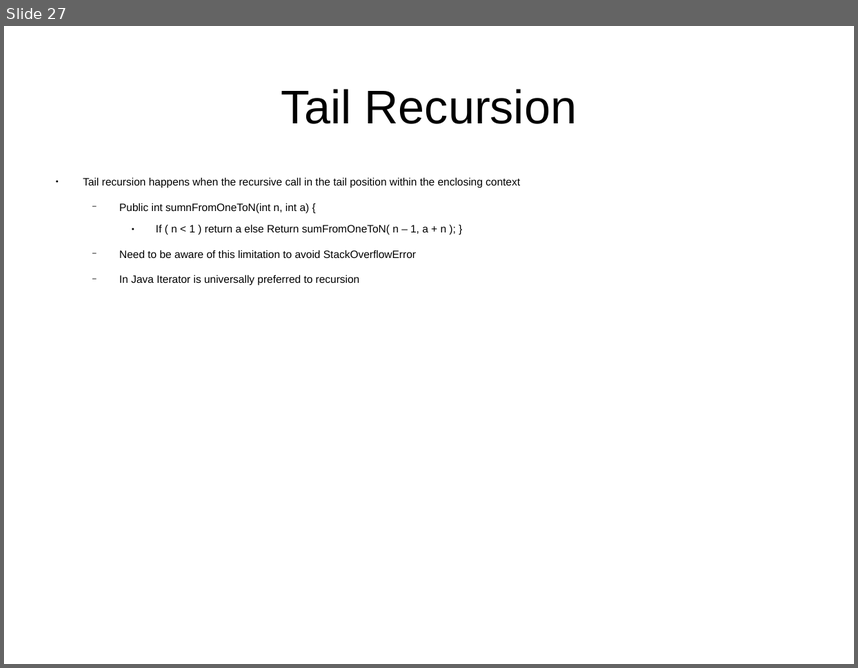
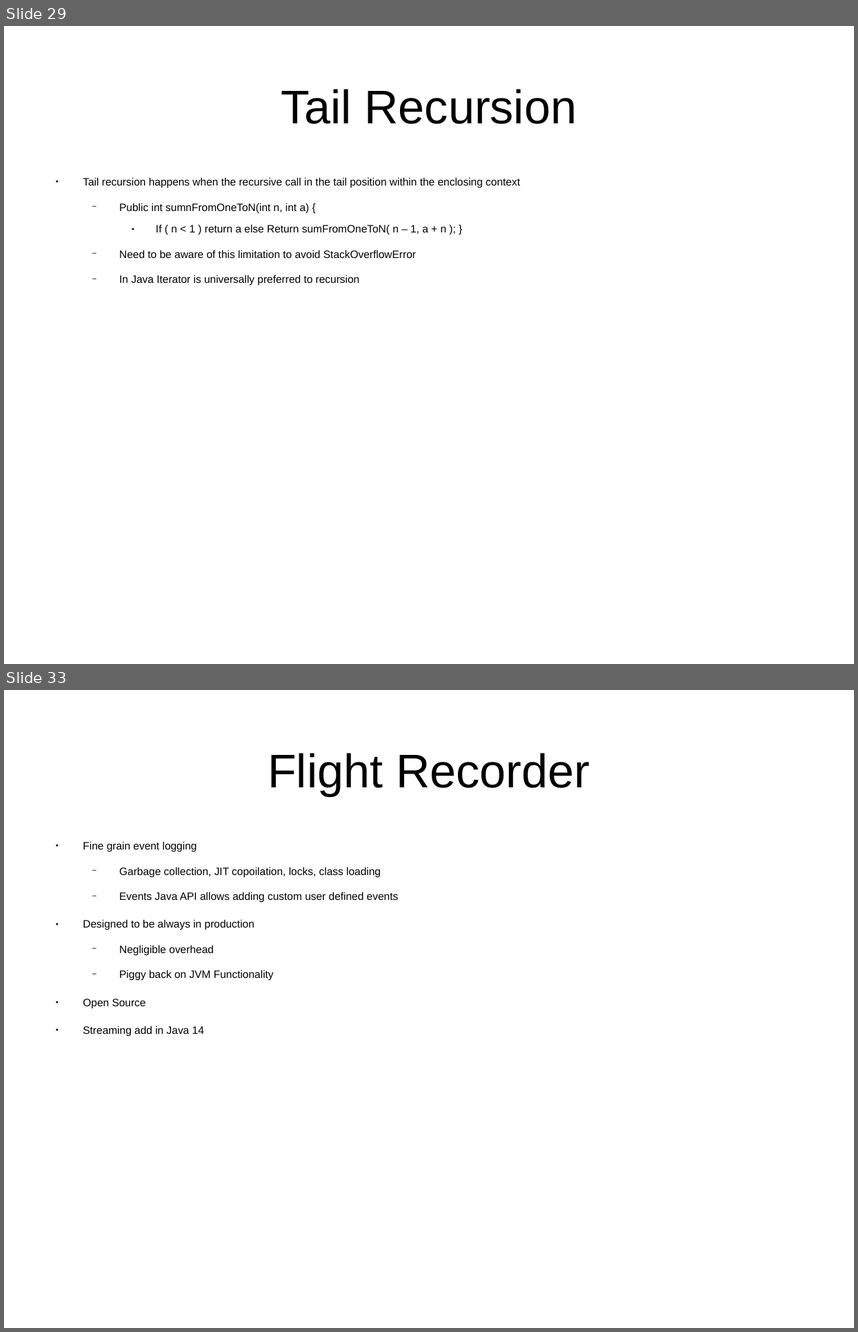
Before and after one commit to CharlesStockman/notesFromCourses, a slide deck: java/core/01_core.odp. Shown one above the other, each under a label of ours: slide 27 before the commit, slides 29 and 33 after it; the slides between them are not shown. The pictures are 858x668 and 858x1332 pixels, drawn with LibreOffice and Linux fonts; fonts in the diff are those of the drawing. Boxes give left, top, right and bottom in pixels: in the first picture for what was removed or moved away, otherwise in the second. Text is boxed around its words. In the diff, an @@ line names an element or a change of style, - is before the commit and + after.

```diff
--- a/java/core/01_core.odp
+++ b/java/core/01_core.odp
@@ slide 33 added at <box>4,690,854,1328</box>, background #FFFFFF @@
@@ title added at <box>268,753,590,796</box>, 44 pt, text #000000 @@
+Flight Recorder
@@ text added at <box>83,841,399,1036</box>, 10 pt, text #000000 @@
+● Fine grain event logging
+  − Garbage collection, JIT copoilation, locks, class loading
+  − Events Java API allows adding custom user defined events
+● Designed to be always in production
+  − Negligible overhead
+  − Piggy back on JVM Functionality
+● Open Source
+● Streaming add in Java 14
@@ what was slide 27 is now slide 29 @@
```
Also in this commit, not shown: 7 slides changed, 5 other slides added, 14 other files.
